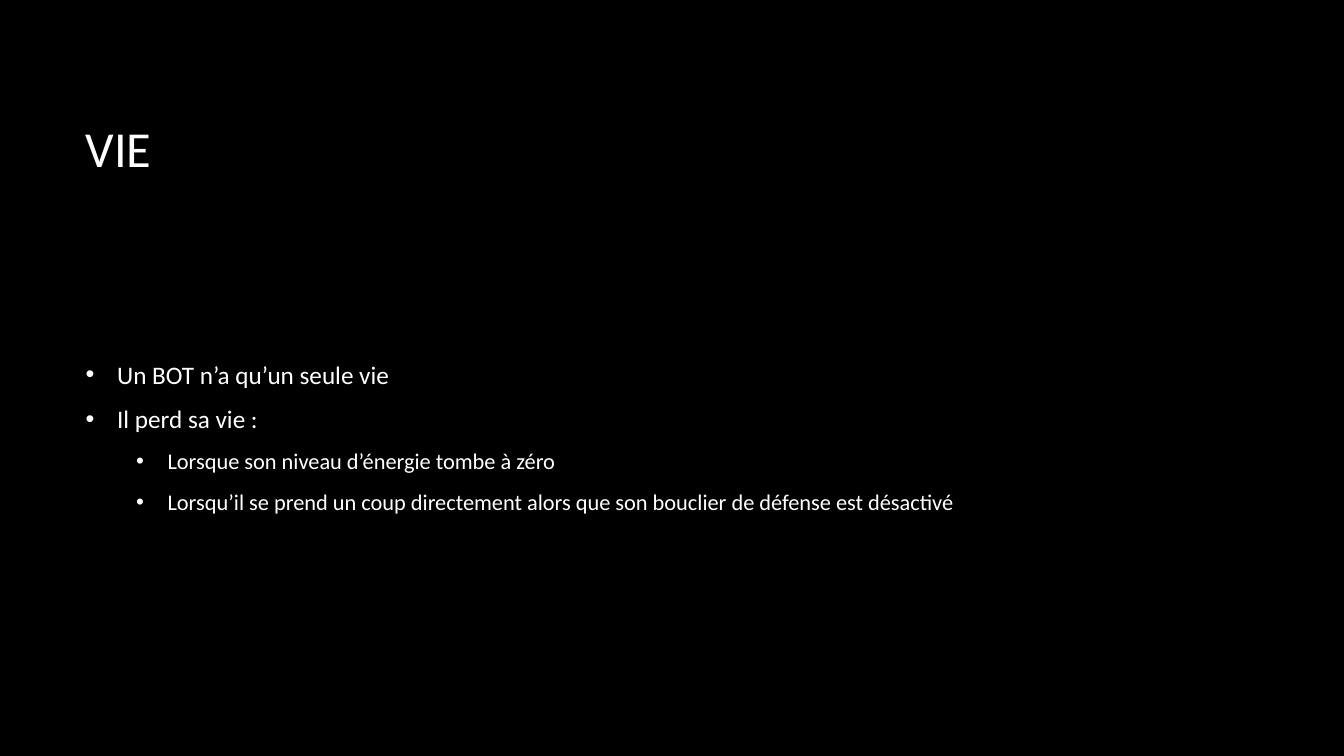
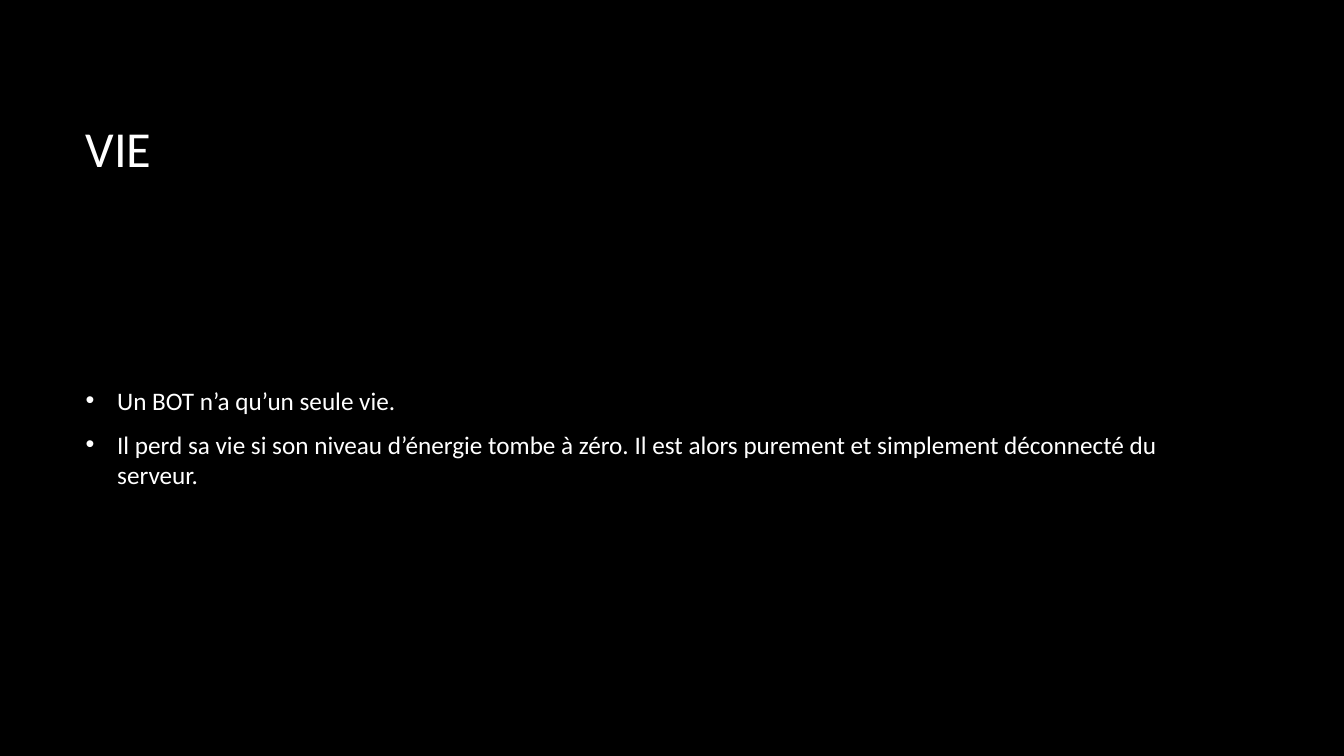
Before and after one commit to BorisFR/BattleIA, a slide deck: slide 10 of Battle IA.pptx. Drawn at 1344x756 pixels with LibreOffice and Linux fonts; fonts in the diff are those of the drawing; background and template pictures are left out. Boxes give left, top, right and bottom in pixels: in the first picture for what was removed or moved away, otherwise in the second. Text is boxed around its words. In the diff, an @@ line names an element or a change of style, - is before the commit and + after.

```diff
--- a/Battle IA.pptx
+++ b/Battle IA.pptx
@@ text at (117,392,1156,485): text changed; size 16 to 18 pt @@
-• Un BOT n’a qu’un seule vie
-• Il perd sa vie :
-  • Lorsque son niveau d’énergie tombe à zéro
-  • Lorsqu’il se prend un coup directement alors que son bouclier de défense est désactivé
+• Un BOT n’a qu’un seule vie.
+• Il perd sa vie si son niveau d’énergie tombe à zéro. Il est alors purement et simplement déconnecté du serveur.
```
Also in this commit, not shown: 12 other slides changed, 2 slides added, 16 other files.
